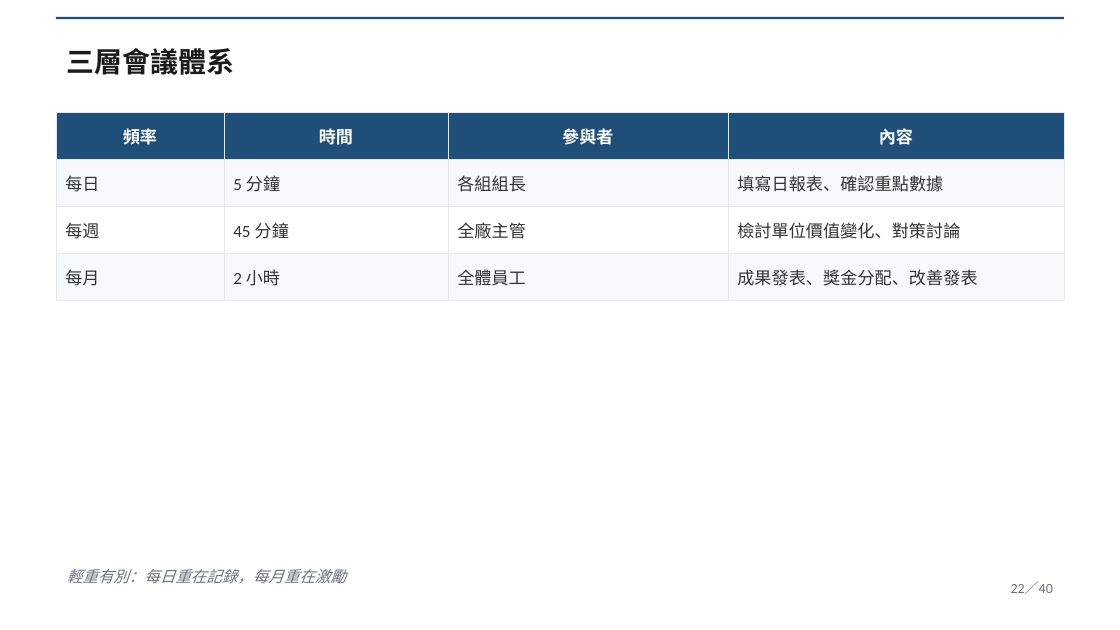
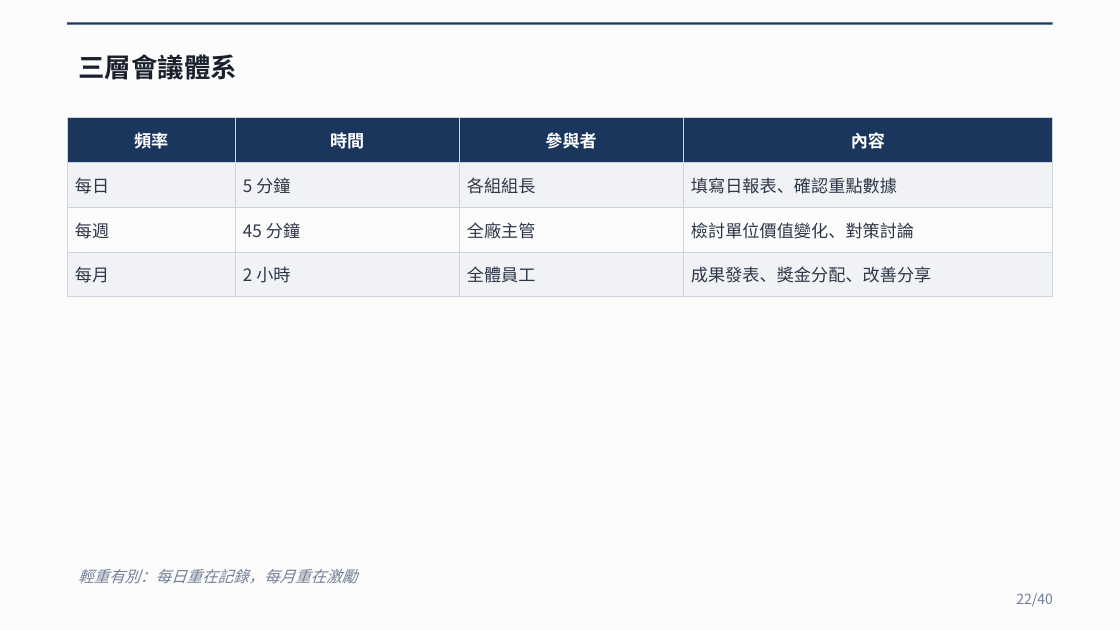
Before and after one commit to Lingo1516/Lingo1516.github.io, a slide deck: slide 22 of 阿米巴經營_40頁完整講義.pptx. Drawn at 1120x630 pixels with LibreOffice and Linux fonts; fonts in the diff are those of the drawing. Boxes give left, top, right and bottom in pixels: in the first picture for what was removed or moved away, otherwise in the second. Text is boxed around its words. In the diff, an @@ line names an element or a change of style, - is before the commit and + after.

Commit message:
v3 教育版 字型改Noto Sans CJK SC 加大版面

```diff
--- a/阿米巴經營_40頁完整講義.pptx
+++ b/阿米巴經營_40頁完整講義.pptx
@@ background #FFFFFF to #FCFCFC @@
@@ rectangle: place and size @@
-rectangle at (56, 17, 1064, 19)
+rectangle at (67, 22, 1053, 25)
@@ rectangle at (67, 22, 1053, 25): fill #1F4E79 to #1A365D @@
@@ text "三層會議體系": place and size @@
-text "三層會議體系" at (67, 48, 235, 75)
+text "三層會議體系" at (78, 54, 237, 80)
@@ text "三層會議體系" at (78, 54, 237, 80): size 18 to 17 pt, font Calibri to Noto Sans CJK SC, text colour #1A1A1A to #1A202C @@
@@ table at (67, 118, 1053, 287) @@
-row 4, column 4: 成果發表、獎金分配、改善發表
+row 4, column 4: 成果發表、獎金分配、改善分享
@@ fill #1F4E79 to #1A365D in row 1 @@
@@ fill #F8F9FA to #F0F2F5 in 8 cells @@
@@ fill #FFFFFF to #FCFCFC in row 3 @@
@@ font Calibri to Noto Sans CJK SC in "頻率", "時間", "參與者", "內容" and 11 more places @@
@@ text colour #333333 to #2D3748 in "每日", "5 分鐘", "各組組長", "填寫日報表、確認重點數據" and 7 more places @@
@@ borders changed @@
@@ table: place and size @@
-table at (56, 112, 1064, 290)
+table at (67, 118, 1053, 287)
@@ text "輕重有別：每日重在記錄，每月重在激勵": place and size @@
-text "輕重有別：每日重在記錄，每月重在激勵" at (67, 569, 346, 584)
+text "輕重有別：每日重在記錄，每月重在激勵" at (78, 569, 357, 584)
@@ text "輕重有別：每日重在記錄，每月重在激勵" at (78, 569, 357, 584): font Calibri to Noto Sans CJK SC, text colour #6B7280 to #718096 @@
@@ text at (1016, 593, 1053, 607): text changed; font Calibri to Noto Sans CJK SC; text colour #6B7280 to #718096 @@
-22／40
+22/40
```
Also in this commit, not shown: 39 other slides changed.
